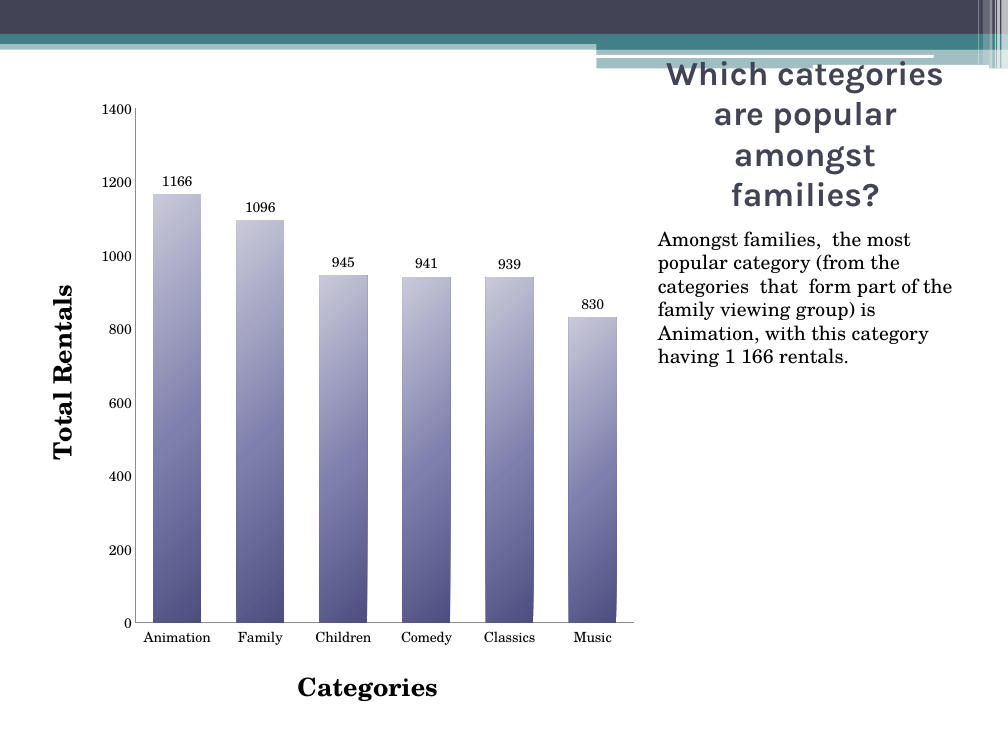
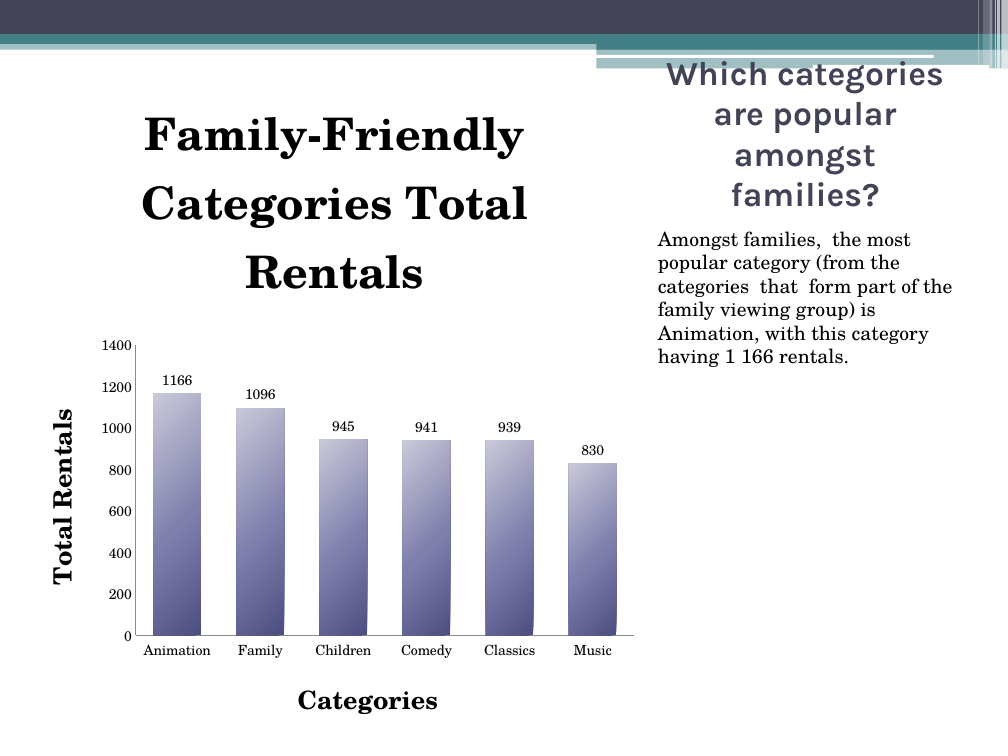
Before and after one commit to RaeezAhmedMoosa/udacity-p4ds-moviesDB, a slide deck: slide 1 of slideshow/movies-db-slideshow.pptx. Drawn at 1008x756 pixels with LibreOffice and Linux fonts; fonts in the diff are those of the drawing. Boxes give left, top, right and bottom in pixels: in the first picture for what was removed or moved away, otherwise in the second. Text is boxed around its words. In the diff, an @@ line names an element or a change of style, - is before the commit and + after.

```diff
--- a/slideshow/movies-db-slideshow.pptx
+++ b/slideshow/movies-db-slideshow.pptx
@@ column chart at (x1=17, y1=86, x2=647, y2=743) @@
@@ title "Family-Friendly Categories Total Rentals" added @@
@@ column chart resized from (x1=17, y1=86, x2=647, y2=731) to (x1=17, y1=86, x2=647, y2=743) @@
```
Also in this commit, not shown: 1 other slide changed, 2 other files.
